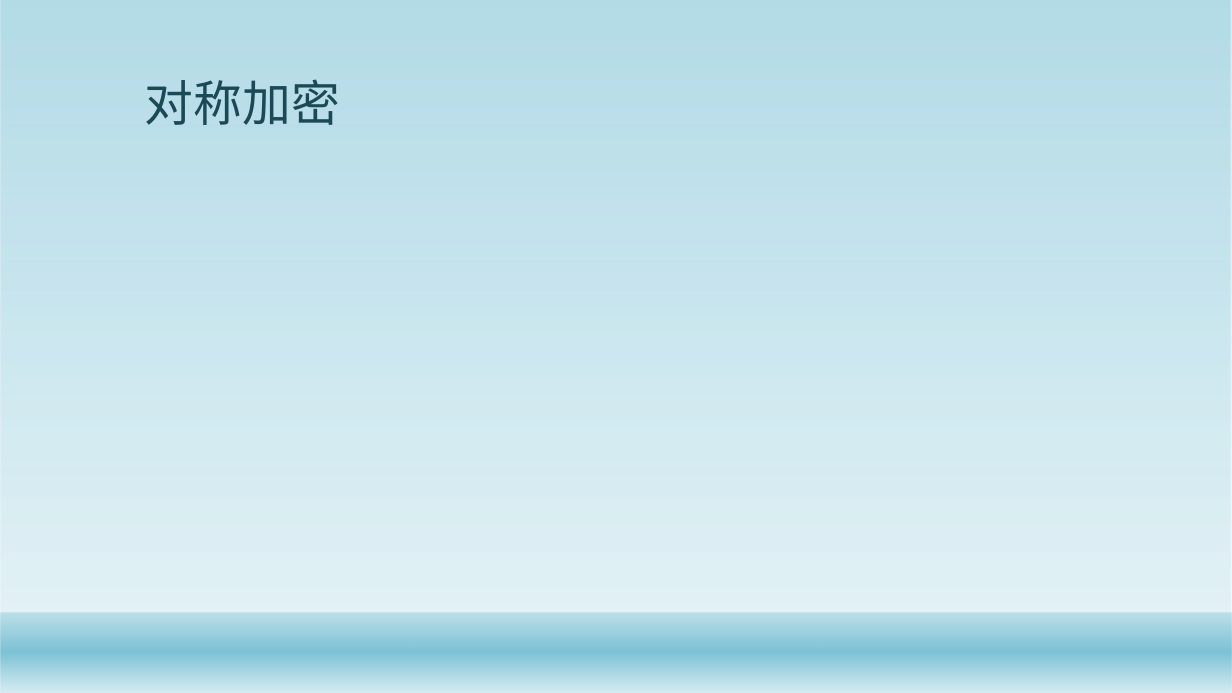
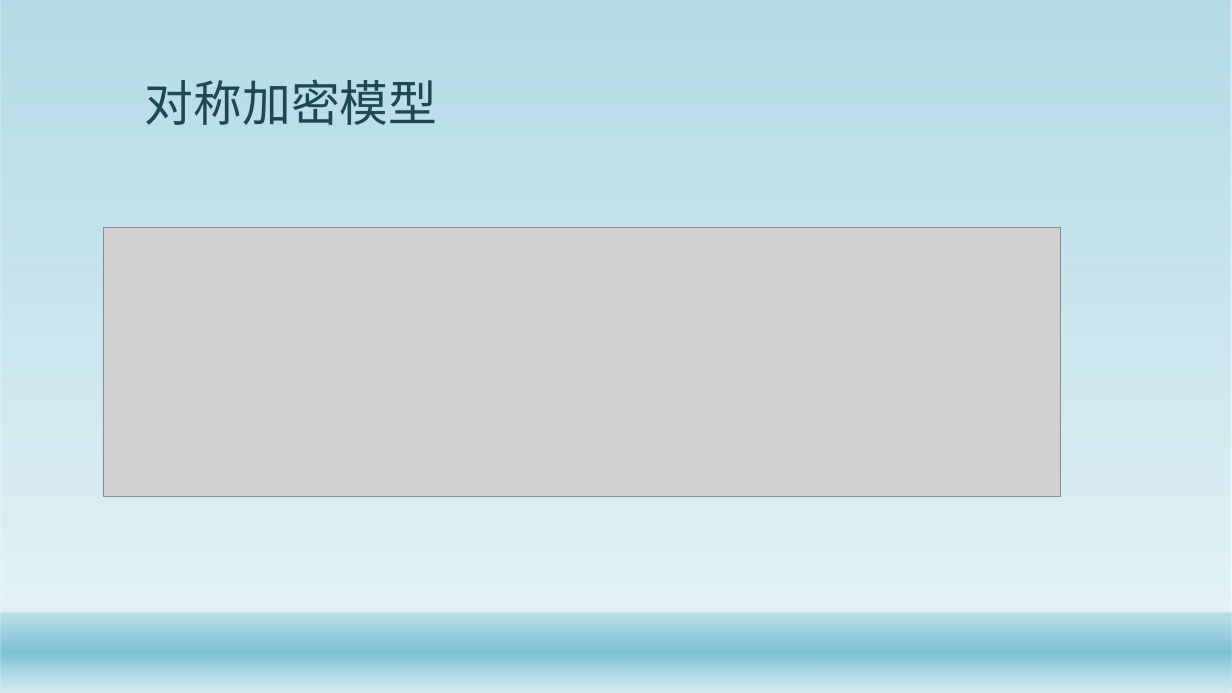
Before and after one commit to gaozhuo/java-security-doc, a slide deck: slide 9 of Java安全架构.pptx (slide 8 before the commit). Drawn at 1232x693 pixels with LibreOffice and Linux fonts; fonts in the diff are those of the drawing; grey boxes stand for pictures; background and template pictures are left out. Boxes give left, top, right and bottom in pixels: in the first picture for what was removed or moved away, otherwise in the second. Text is boxed around its words. In the diff, an @@ line names an element or a change of style, - is before the commit and + after.

```diff
--- a/Java安全架构.pptx
+++ b/Java安全架构.pptx
@@ title at [145, 79, 438, 125]: text changed @@
-对称加密
+对称加密模型
@@ picture added at [104, 227, 1062, 496] @@
```
Also in this commit, not shown: 5 slides added, 15 other files.
